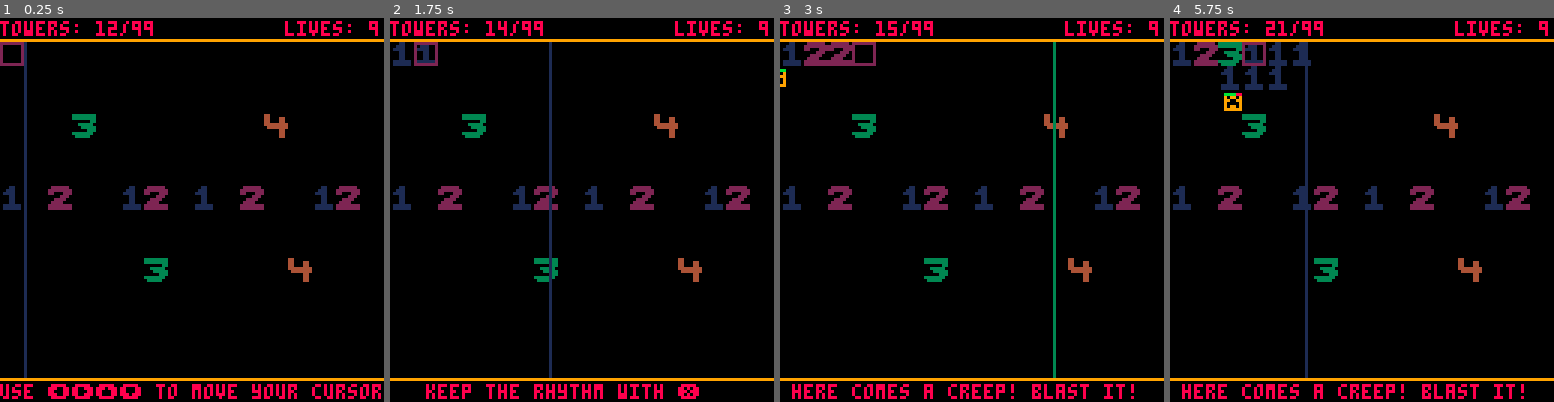
Above: before the commit, frames 1-4 (left to right).
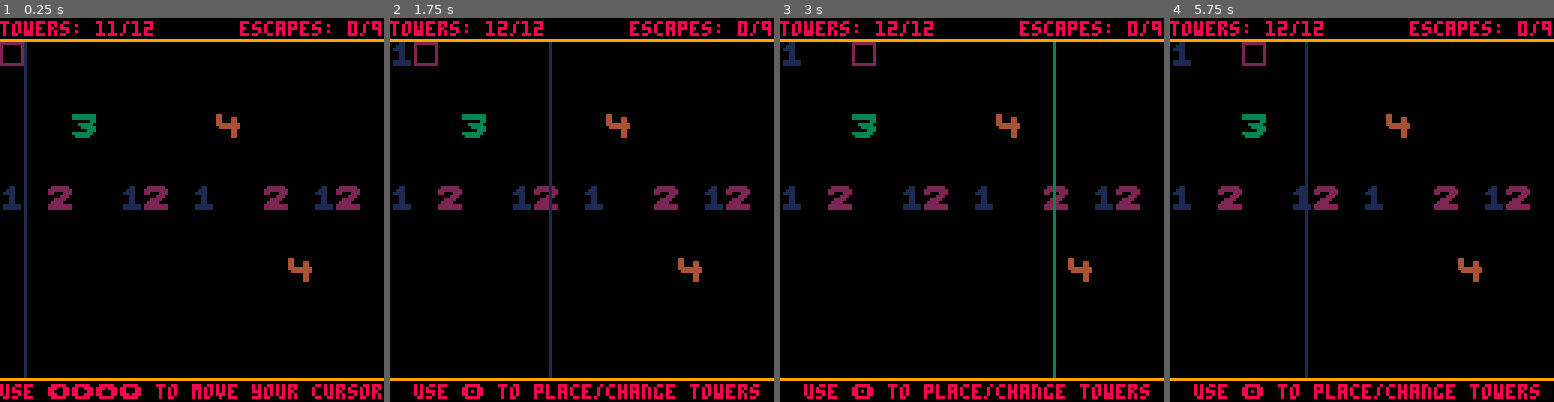
Above: after the commit, the same moments.

Repository: dlowe/sequencer-tower-defense
Game: PICO-8 cartridge ld41.p8
The game is run twice, just before and just after one commit, with the same random seed, the same clock (stepped at 60 frames per second) and the same inputs.
Inputs:
- Up to frame 1 (0.25 s): no input
- Up to frame 2 (1.75 s): tap X (X key) at 0.33, 1.07 s; tap O (Z key) at 0.7, 1.7 s; hold Right from 1.6 s (still down)
- Up to frame 3 (3 s): tap X (X key) at 1.85, 2.97 s; release Right at 2.1 s; tap O (Z key) at 2.1, 2.5, 2.9 s; hold Up 2.15-2.42 s; hold Right from 2.47 s (still down)
- Up to frame 4 (5.75 s): release Right at 3.03 s; hold Left 3.08-3.58 s; tap O (Z key) every 0.4 s from 3.3 to 5.7 s; hold Down 3.63-3.97 s; hold Right 4.02-4.68 s; tap X (X key) at 4.08, 5.2 s; hold Up 4.73-5.03 s; hold Left 5.08-5.68 s; hold Down from 5.73 s (still down)

The runs differ from the first frame. In frame 1, 2.1% of the frame differs, in the area x 28-100%, y 0-69%; in frame 2, 3.5%; in frame 3, 3.8%; in frame 4, 4.9%, in the area x 3-100%, y 0-100%.

Commit message:
bunch of stuff

Diff:
--- a/ld41.p8
+++ b/ld41.p8
@@ -13,11 +13,12 @@
 cursor_y = 1
 
 -- tower counter
-towers     = 12
-max_towers = 99
-
--- lives
-lives = 9
+towers     = 11
+max_towers = 12
+
+-- escapes
+escapes     = 0
+max_escapes = 9
 
 -- walkthrough
 walkthrough_state = 1
@@ -26,7 +27,7 @@
    "  use \142 to place/change towers",
    "   keep the rhythm with \151",
    "",
-   " here comes a creep! blast it!"
+   "  a creep! don't let it escape!",
 }
 
 -- waves
@@ -188,9 +189,11 @@
 end
 
 function hurt_creep(i, damage)
-   local c=creeps[i]
+   local actual = 0
+   local c      = creeps[i]
    if c.alive then
-      c.health -= damage
+      actual = min(c.health, damage)
+      c.health -= actual
       if c.health <= 0 then
          c.alive = false
          for n=1,c.max_health+flr(rnd(10)) do
@@ -206,6 +209,7 @@
          end
       end
    end
+   return actual
 end
 
 function activate(x, y)
@@ -215,11 +219,15 @@
 
    if tower_type == 1 then
       -- thumper: hits nearby creeps hard
+      local total_damage = 0
       for i=1,#creeps do
          local c = creeps[i]
          if c.alive then
             if (abs(c.grid_x - x) <= 2) and (abs(c.grid_y - y) <= 2) then
-               hurt_creep(i, 5)
+               total_damage += hurt_creep(i, 6)
+               if total_damage > 80 then
+                  break
+               end
             end
          end
       end
@@ -236,12 +244,12 @@
       for i=1,#creeps do
          local c = creeps[i]
          if c.alive then
-            hurt_creep(i, 20)
+            hurt_creep(i, 22)
             projectiles[#projectiles + 1] = {
                x0           = x*8 + 4,
                y0           = y*8 + 4,
-               x1           = c.x,
-               y1           = c.y,
+               x1           = c.x + 4,
+               y1           = c.y + 4,
                col          = 8,
                active_until = tick + 3,
             }
@@ -252,25 +260,29 @@
       -- remotebomb: targets one medium-distance creep with an area effect
       for i=1,#creeps do
          local c = creeps[i]
+         local total_damage = 0
          if c.alive then
-            if (abs(c.grid_x - x) <= 5) and (abs(c.grid_y - y) <= 5) then
+            if (abs(c.grid_x - x) <= 6) and (abs(c.grid_y - y) <= 6) then
                for j=1,#creeps do
                   local t = creeps[j]
                   if (abs(t.grid_x - c.grid_x) <= 2) and (abs(t.grid_y - c.grid_y) <= 2) then
-                     hurt_creep(j, 8)
+                     total_damage = hurt_creep(j, 8)
+                     if total_damage >= 35 then
+                        break
+                     end
                   end
                end
                projectiles[#projectiles + 1] = {
                   x0  = x*8 + 4,
                   y0  = y*8 + 4,
-                  x1  = c.x,
-                  y1  = c.y,
+                  x1  = c.x + 4,
+                  y1  = c.y + 4,
                   col = 8,
                   active_until = tick + 1,
                }
                rings[#rings + 1] = {
-                  x = c.x,
-                  y = c.y,
+                  x = c.x + 4,
+                  y = c.y + 4,
                   col = 7,
                   radius = 0.1,
                   speed = 2,
@@ -286,13 +298,13 @@
       for i=1,#creeps do
          local c = creeps[i]
          if c.alive then
-            if (abs(c.grid_x - x) <= 6) and (abs(c.grid_y - y) <= 6) then
-               hurt_creep(i, 6)
+            if (abs(c.grid_x - x) <= 7) and (abs(c.grid_y - y) <= 7) then
+               hurt_creep(i, 16)
                projectiles[#projectiles + 1] = {
                   x0           = x*8 + 4,
                   y0           = y*8 + 4,
-                  x1           = c.x,
-                  y1           = c.y,
+                  x1           = c.x + 4,
+                  y1           = c.y + 4,
                   col          = 5,
                   active_until = tick + 3
                }
@@ -361,8 +373,8 @@
       alive          = true,
       sprite         = creep_types[creep_type].sprite,
       speed          = creep_types[creep_type].speed,
-      health         = creep_types[creep_type].max_health,
-      max_health     = creep_types[creep_type].max_health,
+      health         = creep_types[creep_type].max_health * (1.05 ^ max(1,wave)),
+      max_health     = creep_types[creep_type].max_health * (1.05 ^ max(1,wave)),
       particle_color = creep_types[creep_type].particle_color,
    }
 end
@@ -371,10 +383,9 @@
    if (walkthrough_state < 4) return
 
    if (walkthrough_state == 4) then
-      local spawn_y = 7
+      local spawn_y = 6
       while solution[0][spawn_y].reachable == false do
          spawn_y = flr(rnd(13)) + 1
-         printh("xxx: spawn_y=" .. spawn_y)
       end
       spawn_creep(spawn_y, 1)
       walkthrough_state = 5
@@ -413,7 +424,7 @@
             c.grid_x = c.next_grid_x
             c.grid_y = c.next_grid_y
             if c.grid_x == 15 then
-               lives -= 1
+               escapes += 1
                hurt_creep(i, 999)
             end
             c.next_grid_x = solution[c.grid_x][c.grid_y].path_x
@@ -428,10 +439,15 @@
    if initial_n_creeps > 0 and #creeps == 0 then
       walkthrough_state = 6
       wave += 1
+      max_towers += 1
       wave_todo = 2 * wave
       wave_warn_tick = tick + 60
       wave_begin_tick = tick + 60 + 8 * 30
    end
+end
+
+function _init()
+   solve()
 end
 
 active = false
@@ -463,7 +479,7 @@
 
     --header
     print("towers: " .. towers .. "/" .. max_towers, 0, 1, 8)
-    print("lives: " .. lives, 95, 1, 8)
+    print("escapes: " .. escapes .. "/" .. max_escapes, 80, 1, 8)
     line(0,7,127,7,9)
 
     --footer
@@ -532,20 +548,150 @@
 
 
 
+…(130 lines of a section not shown)…
 __map__
 0000000000000000000000000000000000000000000000000000000000000000000000000000000000000000000000000000000000000000000000000000000000000000000000000000000000000000000000000000000000000000000000000000000000000000000000000000000000000000000000000000000000000000
 0000000000000000000000000000000000000000000000000000000000000000000000000000000000000000000000000000000000000000000000000000000000000000000000000000000000000000000000000000000000000000000000000000000000000000000000000000000000000000000000000000000000000000
 0000000000000000000000000000000000000000000000000000000000000000000000000000000000000000000000000000000000000000000000000000000000000000000000000000000000000000000000000000000000000000000000000000000000000000000000000000000000000000000000000000000000000000
 0000000000000000000000000000000000000000000000000000000000000000000000000000000000000000000000000000000000000000000000000000000000000000000000000000000000000000000000000000000000000000000000000000000000000000000000000000000000000000000000000000000000000000
-0000000300000000000000040000000000000000000000000000000000000000000000000000000000000000000000000000000000000000000000000000000000000000000000000000000000000000000000000000000000000000000000000000000000000000000000000000000000000000000000000000000000000000
-0000000000000000000000000000000000000000000000000000000000000000000000000000000000000000000000000000000000000000000000000000000000000000000000000000000000000000000000000000000000000000000000000000000000000000000000000000000000000000000000000000000000000000
-0000000000000000000000000000000000000000000000000000000000000000000000000000000000000000000000000000000000000000000000000000000000000000000000000000000000000000000000000000000000000000000000000000000000000000000000000000000000000000000000000000000000000000
-0100020000010200010002000001020000000000000000000000000000000000000000000000000000000000000000000000000000000000000000000000000000000000000000000000000000000000000000000000000000000000000000000000000000000000000000000000000000000000000000000000000000000000
-0000000000000000000000000000000000000000000000000000000000000000000000000000000000000000000000000000000000000000000000000000000000000000000000000000000000000000000000000000000000000000000000000000000000000000000000000000000000000000000000000000000000000000
-0000000000000000000000000000000000000000000000000000000000000000000000000000000000000000000000000000000000000000000000000000000000000000000000000000000000000000000000000000000000000000000000000000000000000000000000000000000000000000000000000000000000000000
-0000000000000300000000000400000000000000000000000000000000000000000000000000000000000000000000000000000000000000000000000000000000000000000000000000000000000000000000000000000000000000000000000000000000000000000000000000000000000000000000000000000000000000
-…(5 lines of a section not shown)…
+0000000300000000000400000000000000000000000000000000000000000000000000000000000000000000000000000000000000000000000000000000000000000000000000000000000000000000000000000000000000000000000000000000000000000000000000000000000000000000000000000000000000000000
+0000000000000000000000000000000000000000000000000000000000000000000000000000000000000000000000000000000000000000000000000000000000000000000000000000000000000000000000000000000000000000000000000000000000000000000000000000000000000000000000000000000000000000
+0000000000000000000000000000000000000000000000000000000000000000000000000000000000000000000000000000000000000000000000000000000000000000000000000000000000000000000000000000000000000000000000000000000000000000000000000000000000000000000000000000000000000000
+0100020000010200010000020001020000000000000000000000000000000000000000000000000000000000000000000000000000000000000000000000000000000000000000000000000000000000000000000000000000000000000000000000000000000000000000000000000000000000000000000000000000000000
+0000000000000000000000000000000000000000000000000000000000000000000000000000000000000000000000000000000000000000000000000000000000000000000000000000000000000000000000000000000000000000000000000000000000000000000000000000000000000000000000000000000000000000
+0000000000000000000000000000000000000000000000000000000000000000000000000000000000000000000000000000000000000000000000000000000000000000000000000000000000000000000000000000000000000000000000000000000000000000000000000000000000000000000000000000000000000000
+0000000000000000000000000400000000000000000000000000000000000000000000000000000000000000000000000000000000000000000000000000000000000000000000000000000000000000000000000000000000000000000000000000000000000000000000000000000000000000000000000000000000000000
+…(5 lines of a section not shown)…
Not shown, changed: 130 lines of the sprite sheet (__gfx__) section of ld41.p8
Not shown, changed: the thumbnail (__label__) section of ld41.p8
Not shown, changed: TODO.md
